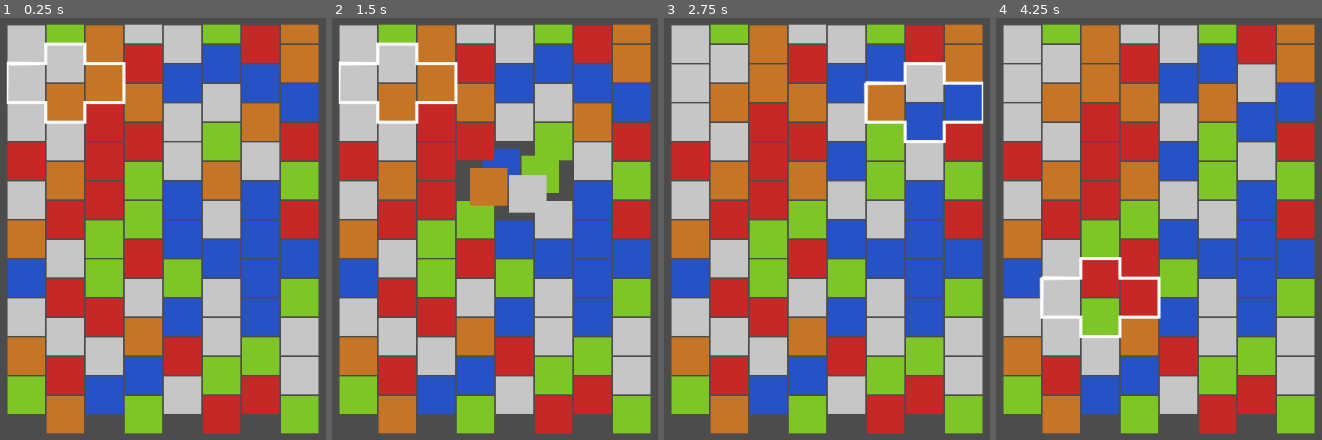
Above: before the commit, frames 1-4 (left to right).
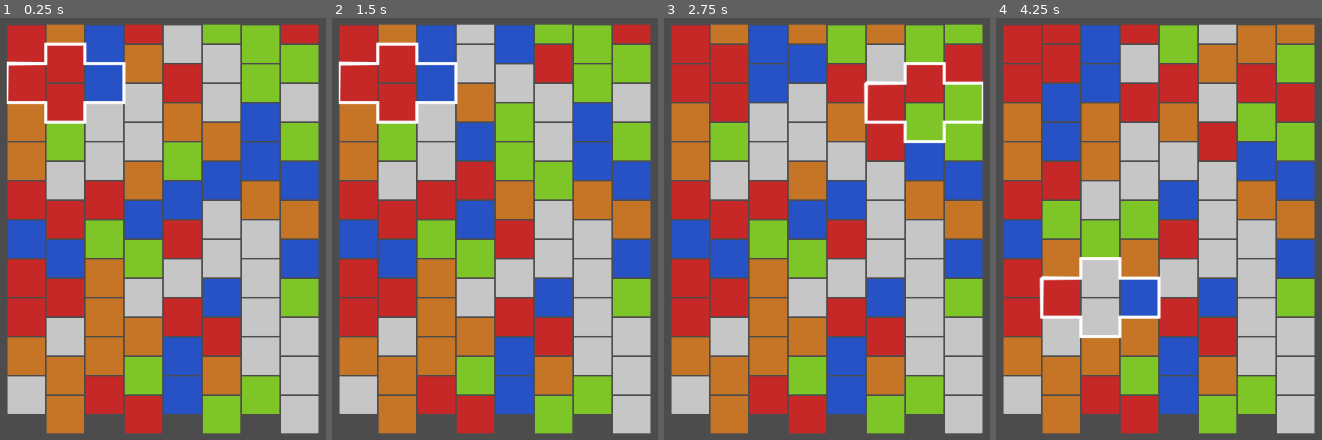
Above: after the commit, the same moments.

Repository: umxprime/puzzlebattles
Game: Godot game, scene res://Main.tscn
The game is run twice, just before and just after one commit, with the same random seed, the same clock (stepped at 60 frames per second) and the same inputs.
Inputs (mouse positions are in pixels of both pictures, inside the frame that each line leads up to):
- Up to frame 1 (0.25 s): no input
- Up to frame 2 (1.5 s): tap Enter at 0.5 s; move the mouse to (outside the picture) at 0.52 s; tap Space at 0.6, 0.77, 1.07, 1.35 s; click (outside the picture) at 0.67 s; move the mouse to (335, 254) at 1.27 s; click (335, 254) at 1.42 s
- Up to frame 3 (2.75 s): tap Space at 1.52, 1.82, 2.1 s; move the mouse to (908, 127) at 2.02 s; click (908, 127) at 2.17 s
- Up to frame 4 (4.25 s): tap Space at 2.75, 2.85, 3.02, 3.32, 3.6, 3.77, 4.07 s; move the mouse to (1119, 321) at 2.77 s; click (1119, 321) at 2.92 s; move the mouse to (outside the picture) at 3.52 s; click (outside the picture) at 3.67 s

The runs differ from the first frame. In frame 1, 67% of the frame differs, in the area x 2-98%, y 1-99%; in frame 2, 67%; in frame 3, 70%; in frame 4, 74%.

Commit message:
Break blocks under cursor and fill grid from top when space bar key is pressed

Diff:
--- a/Models/GridModel.gd
+++ b/Models/GridModel.gd
@@ -65,6 +65,10 @@
 	var _pos:GridCoordinate
 	var _grid:GridModel
 	var _needsDisplay:bool
+
+	static func shuffleType()->int:
+		return randi() % (Cell.BlockType.U-Cell.BlockType.A+1) + Cell.BlockType.A
+
 	func _init(grid:GridModel, pos:GridCoordinate, type = BlockType.Empty):
 		_pos = pos
 		_grid = grid
@@ -74,6 +78,10 @@
 		_needsDisplay = value
 	func needsDisplay() -> bool :
 		return _needsDisplay
+	func type()->int:
+		return _type
+	func setType(type:int):
+		_type = type
 	func position() -> GridCoordinate:
 		return _pos.copy()
 	func setPosition(pos:GridCoordinate):
@@ -156,6 +164,27 @@
 	var toPos = to.position()
 	move(from, toPos)
 	move(to, fromPos)
+func breakSingle(cell:Cell):
+	cell.setType(Cell.BlockType.Empty)
+	while cell.cellAt(Location.Over) != null :
+		swap(cell, cell.cellAt(Location.Over))
+func breakDiamond():
+	var cell = cellAt(_cursor.position())
+	if cell.needsDisplay() :
+		return
+	var over = cell.cellAt(Location.Over)
+	if over.needsDisplay() :
+		return
+	var left = cell.cellAt(Location.LeftSide)
+	if left.needsDisplay() :
+		return
+	var right = cell.cellAt(Location.RightSide)
+	if right.needsDisplay() :
+		return
+	breakSingle(cell)
+	breakSingle(over)
+	breakSingle(left)
+	breakSingle(right)
 func rotate(rotation:int):
 		var cell = cellAt(_cursor.position())
 		var over = cell.cellAt(Location.Over)
@@ -179,6 +208,5 @@
 	for row in range(0, _rows):
 		for column in range(0, _columns):
 			pos = GridCoordinate.new(row, column)
-			type = randi() % (Cell.BlockType.U-Cell.BlockType.A+1) + Cell.BlockType.A
-			cell = Cell.new(self, pos, type)
+			cell = Cell.new(self, pos, Cell.shuffleType())
 			_cells.append(cell)
--- a/Nodes/BlockNode.gd
+++ b/Nodes/BlockNode.gd
@@ -6,6 +6,8 @@
 var _visible:bool = true
 var _bounds:AABB
 var _half:Vector2
+var _isUpdatingPosition:bool = false
+
 func init(cell:GridModel.Cell, blockSize:int):
 	_cell = cell
 	_bounds.position = Vector3(-blockSize/2, -blockSize/2, 0)
@@ -21,22 +23,34 @@
 
 
 func updatePosition(animate:bool=true):
-	if ! _cell.needsDisplay() :
+	if !_cell.needsDisplay() || _isUpdatingPosition:
 		return
 	var pos:Vector2
 	pos.x = _cell.position().column * _bounds.size.x
 	pos.y = (_cell._grid.visibleRows()-_cell.position().row-1)*_bounds.size.y + (_cell.position().column%2) * _half.y
-	if !animate:
+	var isEmpty = _cell.type() == GridModel.Cell.BlockType.Empty
+	if isEmpty:
+		_cell.setType(GridModel.Cell.shuffleType())
+		_resetVisibility()
+		setVisible(true)
+	if !animate || isEmpty:
 		position = pos + _half
 		_cell.setNeedsDisplay(false)
 	else:
 		var tween:Tween = get_node("Tween")
-		tween.connect("tween_completed",self,"_updatePositionCompleted")
 		tween.interpolate_property(self,"position",position,pos + _half,.1,Tween.TRANS_LINEAR,Tween.EASE_IN_OUT)
+		_isUpdatingPosition = true
 		tween.start()
 
 func _updatePositionCompleted(object:Object, key:NodePath):
 	_cell.setNeedsDisplay(false)
+	_isUpdatingPosition = false
+
+func _resetVisibility():
+	_visible = false
+	for child in get_children():
+		if child is Node2D:
+			child.visible = false
 
 func setVisible(value:bool):
 	if value == _visible:
@@ -63,7 +77,8 @@
 			return null
 
 func _ready():
-	pass # Replace with function body.
+	var tween:Tween = get_node("Tween")
+	tween.connect("tween_completed",self,"_updatePositionCompleted")
 
 func moveCursorToBlock() -> bool:
 	return _cell._grid.cursor().setPosition(_cell.position())
--- a/Nodes/GridNode.gd
+++ b/Nodes/GridNode.gd
@@ -55,3 +55,9 @@
 			for child in get_children():
 				if child is BlockNode:
 					(child as BlockNode).updatePosition()
+	elif event is InputEventKey:
+		if event.pressed && event.scancode == KEY_SPACE:
+			_gridModel.breakDiamond()
+			for child in get_children():
+				if child is BlockNode:
+					(child as BlockNode).updatePosition()
